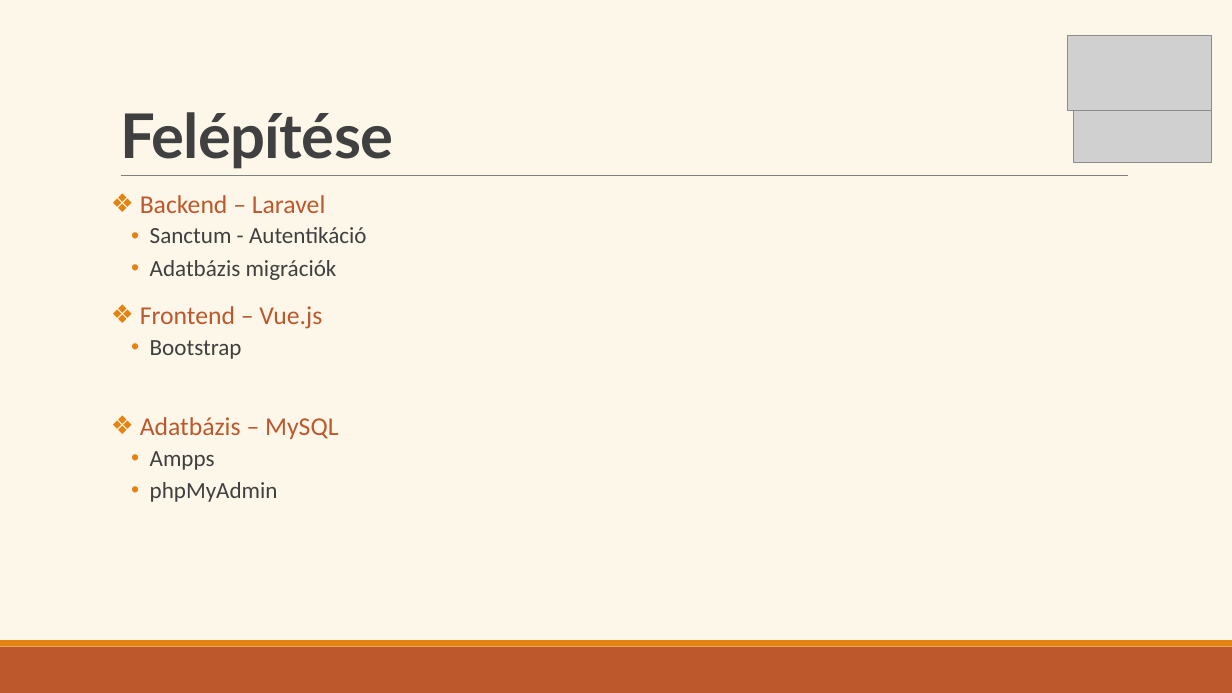
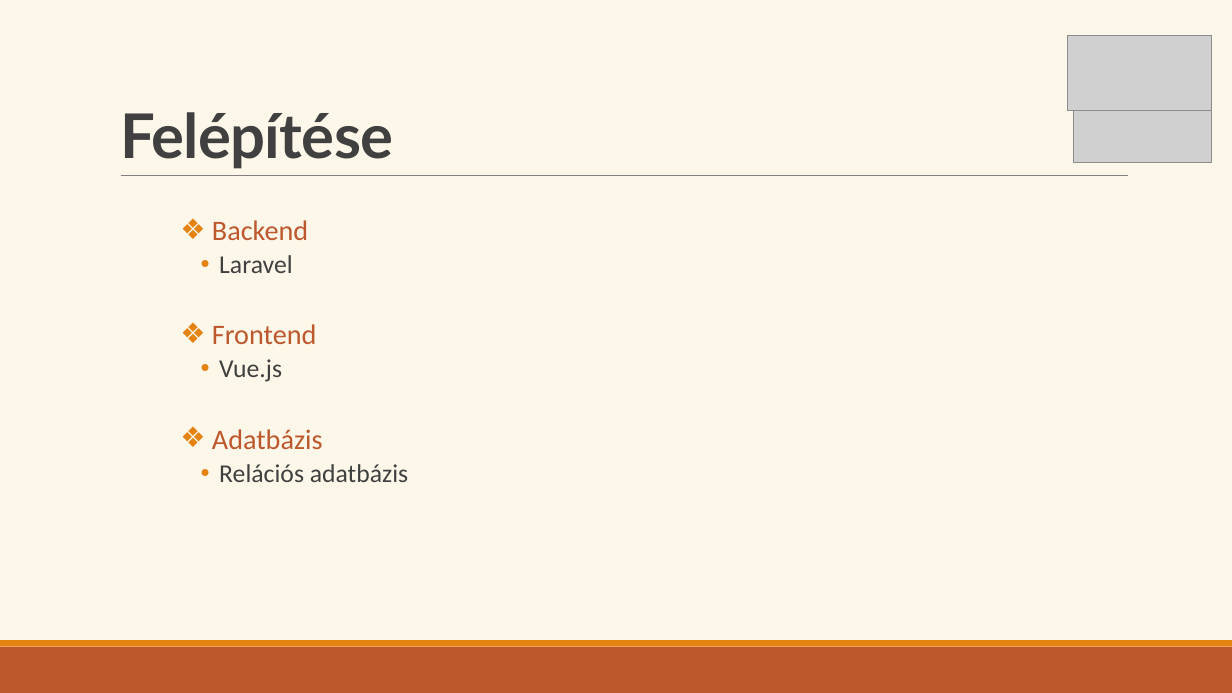
Before and after one commit to Ella50/13_S1_1_vizsgaremek, a slide deck: slide 6 of Dokumentációhoz/Prezentáció/eMenza_AtkariAriella_FarkasDominik.pptx. Drawn at 1232x693 pixels with LibreOffice and Linux fonts; fonts in the diff are those of the drawing; grey boxes stand for pictures. Boxes give left, top, right and bottom in pixels: in the first picture for what was removed or moved away, otherwise in the second. Text is boxed around its words. In the diff, an @@ line names an element or a change of style, - is before the commit and + after.

```diff
--- a/Dokumentációhoz/Prezentáció/eMenza_AtkariAriella_FarkasDominik.pptx
+++ b/Dokumentációhoz/Prezentáció/eMenza_AtkariAriella_FarkasDominik.pptx
@@ text at box(212, 220, 408, 482): text changed; size 18 to 20 pt @@
-❖ Backend – Laravel
-  • Sanctum - Autentikáció
-  • Adatbázis migrációk
-❖ Frontend – Vue.js
-  • Bootstrap
-❖ Adatbázis – MySQL
-  • Ampps
-  • phpMyAdmin
+❖ Backend
+  • Laravel
+❖ Frontend
+  • Vue.js
+❖ Adatbázis
+  • Relációs adatbázis
```
Also in this commit, not shown: 9 other slides changed, 2 slides added, 5 slides removed, 3 other files.
